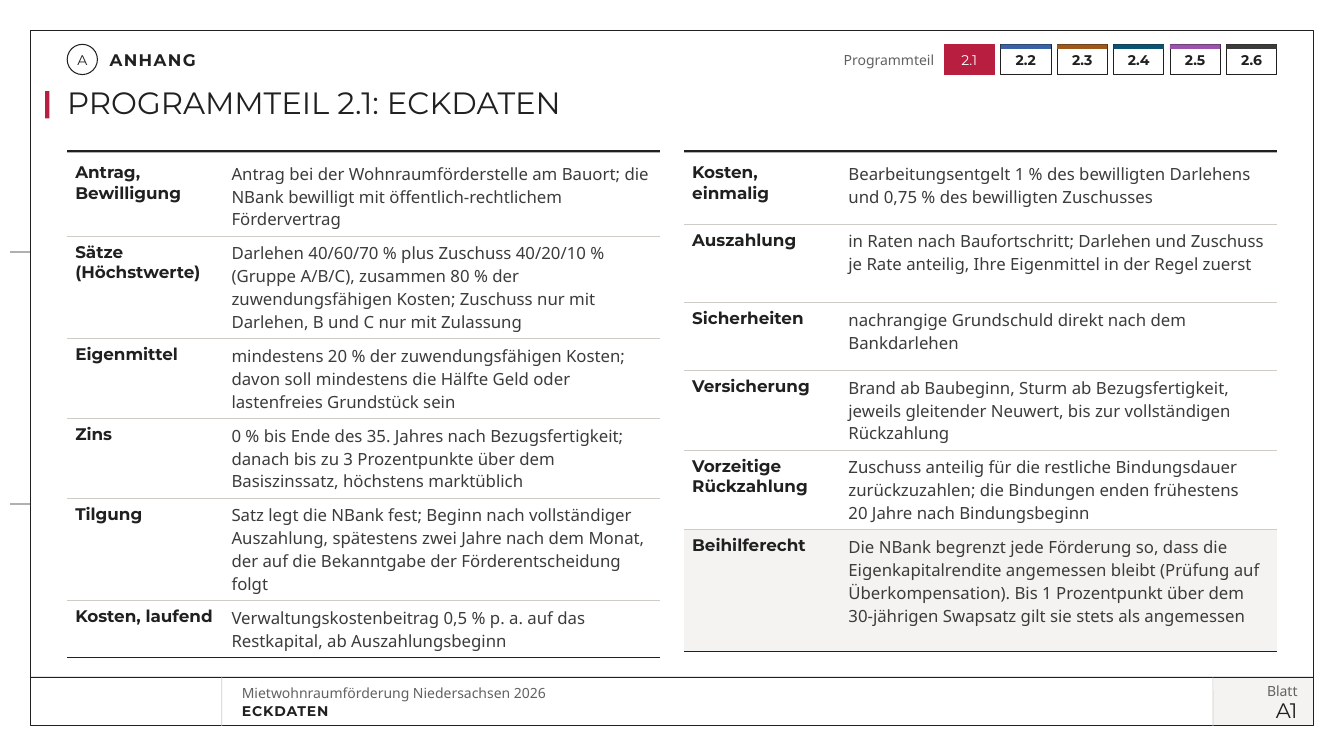
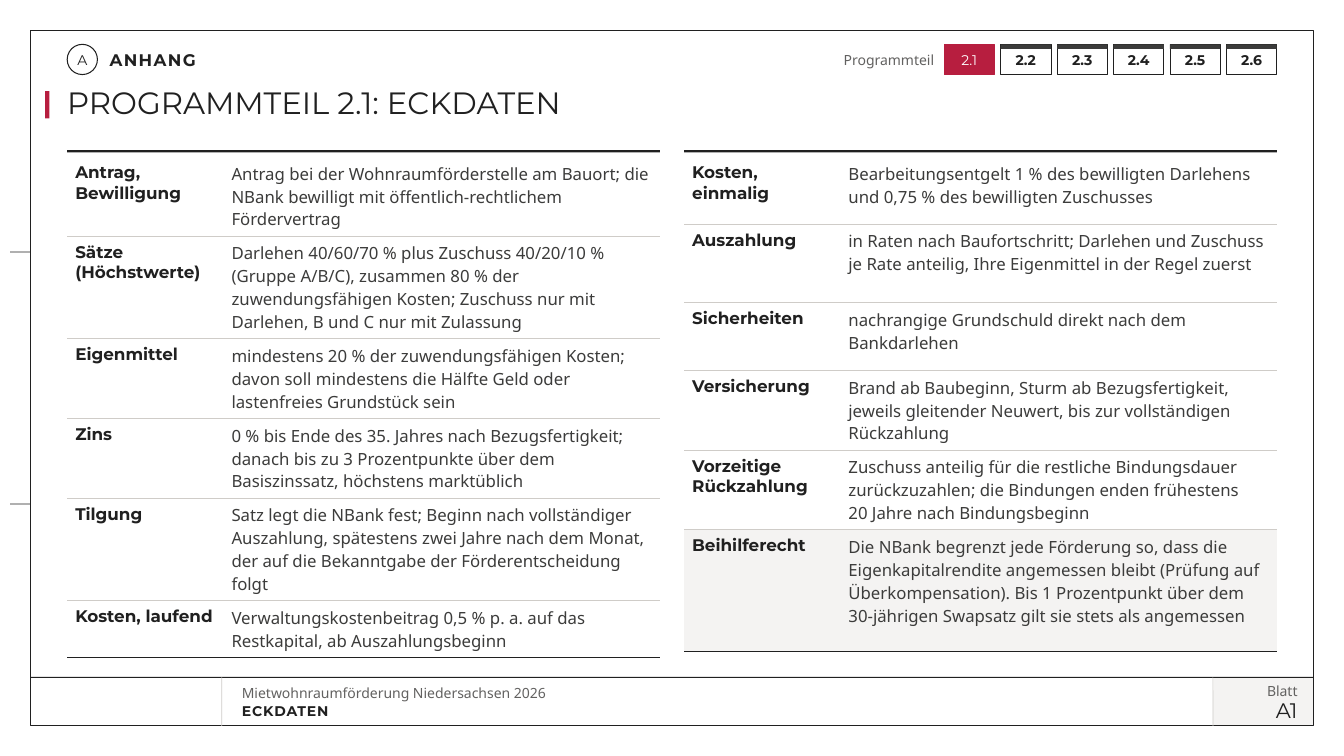
Before and after one commit to vgedaschko/NBank, a slide deck: slide 30 of praesentation/dist/PGN-Mietwohnraumfoerderung-Niedersachsen-2026-Vortrag.pptx. Drawn at 1344x756 pixels with LibreOffice and Linux fonts; fonts in the diff are those of the drawing; background and template pictures are left out. Boxes give left, top, right and bottom in pixels: in the first picture for what was removed or moved away, otherwise in the second. Text is boxed around its words. In the diff, an @@ line names an element or a change of style, - is before the commit and + after.

```diff
--- a/praesentation/dist/PGN-Mietwohnraumfoerderung-Niedersachsen-2026-Vortrag.pptx
+++ b/praesentation/dist/PGN-Mietwohnraumfoerderung-Niedersachsen-2026-Vortrag.pptx
@@ rectangle at (1001,44,1052,48): fill #3A62A6 to #3C3C3B @@
@@ rectangle at (1058,44,1108,48): fill #A0581A to #3C3C3B @@
@@ rectangle at (1114,44,1165,48): fill #0A5372 to #3C3C3B @@
@@ rectangle at (1171,44,1221,48): fill #9A52AE to #3C3C3B @@
```
Also in this commit, not shown: 18 other slides changed, 1 slide added, 26 other files.
